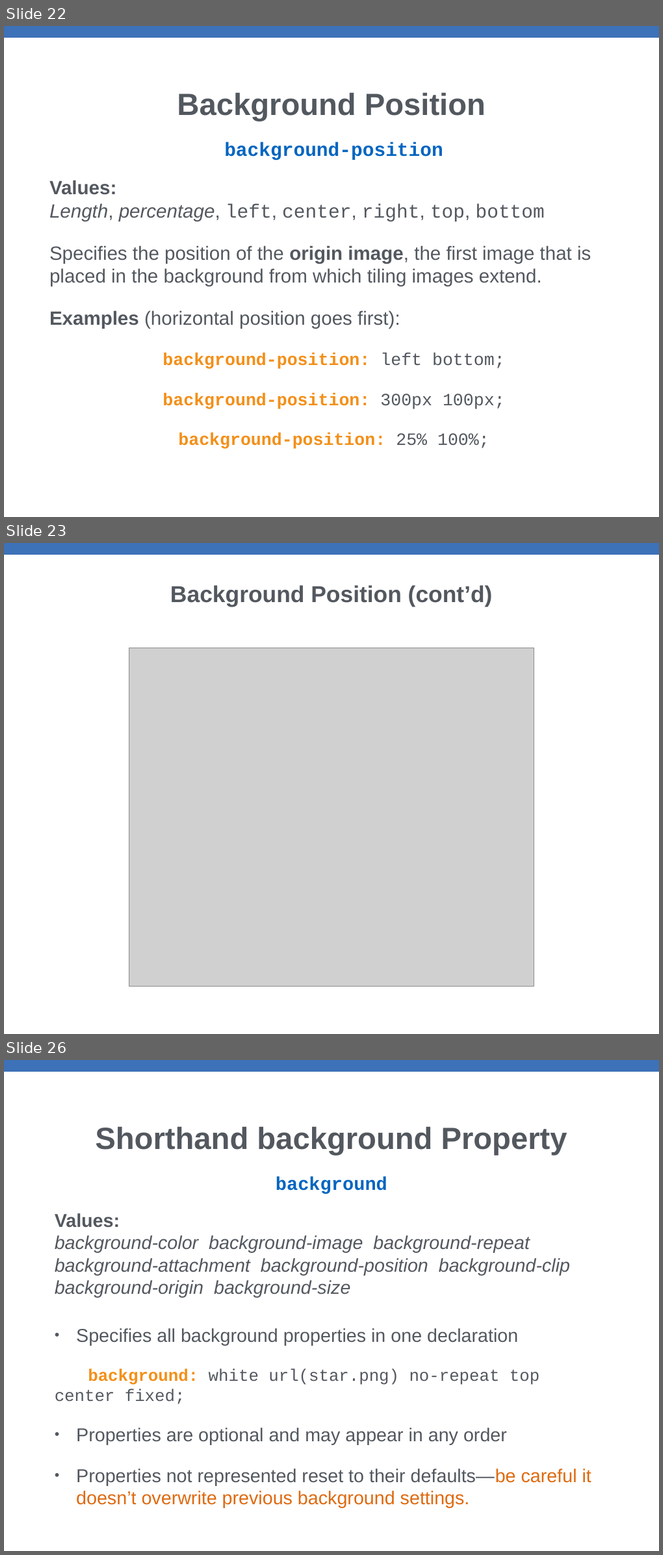
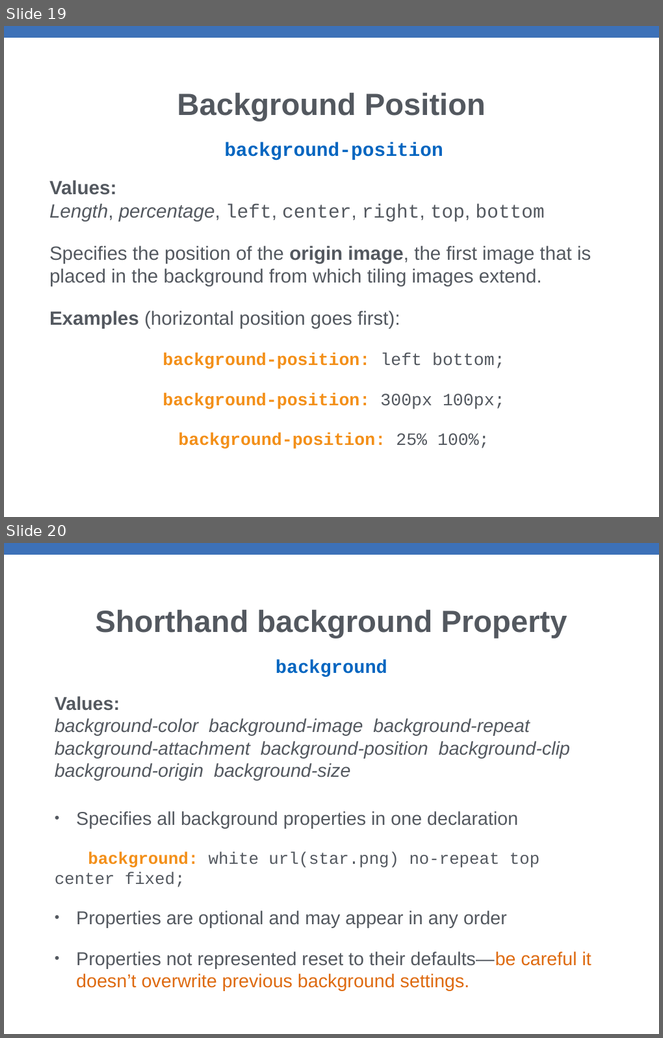
Before and after one commit to xiaoleibi/MMDPPT26, a slide deck: Uge41ColorsBackgrounds.pptx. Shown one above the other, each under a label of ours: slides 22, 23 and 26 before the commit, slides 19 and 20 after it; the slides between them are not shown. The pictures are 663x1555 and 663x1038 pixels, drawn with LibreOffice and Linux fonts; fonts in the diff are those of the drawing; grey boxes stand for pictures. Boxes give left, top, right and bottom in pixels: in the first picture for what was removed or moved away, otherwise in the second. Text is boxed around its words. In the diff, an @@ line names an element or a change of style, - is before the commit and + after.

```diff
--- a/Uge41ColorsBackgrounds.pptx
+++ b/Uge41ColorsBackgrounds.pptx
@@ slide 23 removed at (4,543,659,1034), background #FFFFFF; not listed: 1 template element that a slide beside it also shows @@
@@ title removed at (170,585,493,607) @@
-Background Position (cont’d)
@@ picture removed at (129,648,534,987) @@
@@ what was slide 22 is now slide 19 @@
@@ what was slide 26 is now slide 20 @@
```
Also in this commit, not shown: 3 slides changed, 5 other slides removed, 16 other files.
